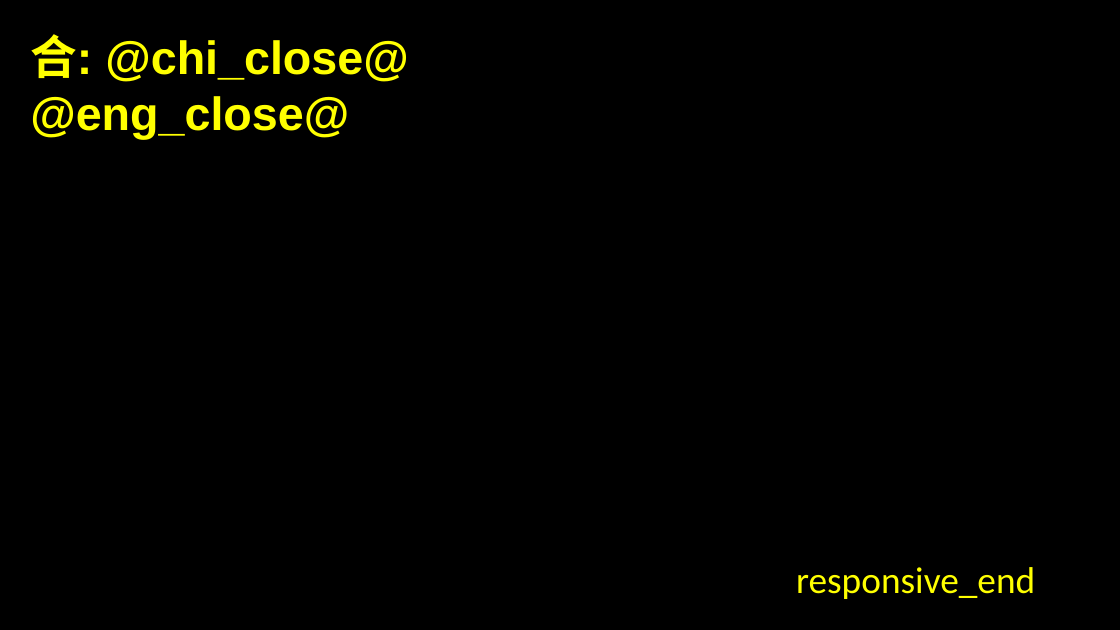
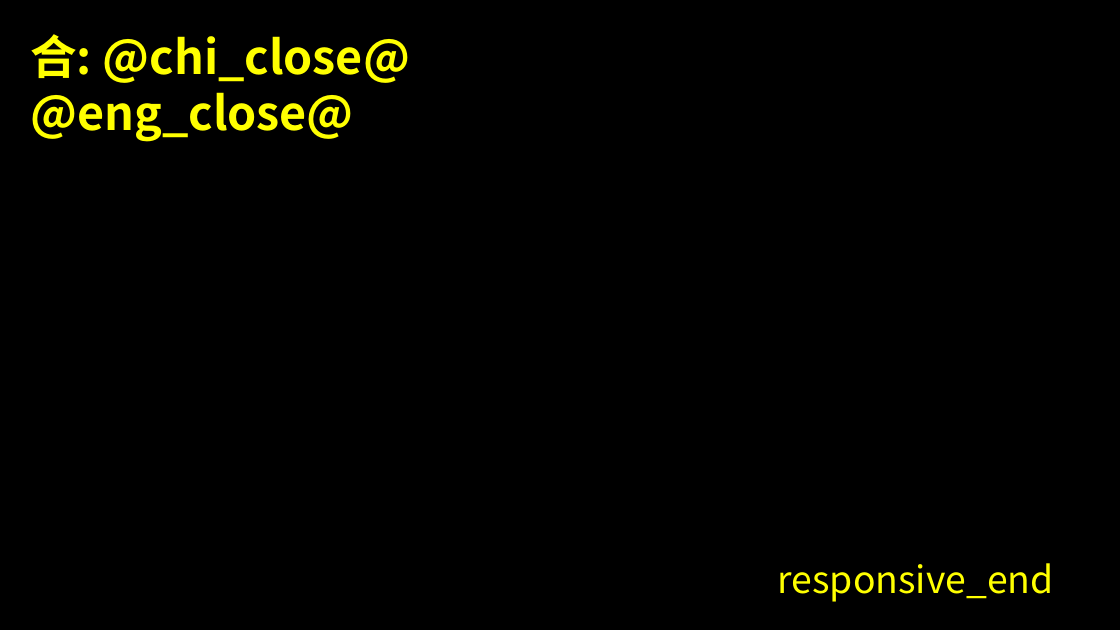
Before and after one commit to DrakonDarquesse/bvpg, a slide deck: slide 3 of api/template/responsive_reading.pptx. Drawn at 1120x630 pixels with LibreOffice and Linux fonts; fonts in the diff are those of the drawing. Boxes give left, top, right and bottom in pixels: in the first picture for what was removed or moved away, otherwise in the second. Text is boxed around its words. In the diff, an @@ line names an element or a change of style, - is before the commit and + after.

```diff
--- a/api/template/responsive_reading.pptx
+++ b/api/template/responsive_reading.pptx
@@ text "合: @chi_close@" at [30,34,410,142]: font Arial to Noto Sans CJK SC @@
@@ title "responsive_end" at [778,563,1054,602]: font Calibri to Noto Sans CJK SC @@
```
Also in this commit, not shown: 2 other slides changed, 1 other file.
